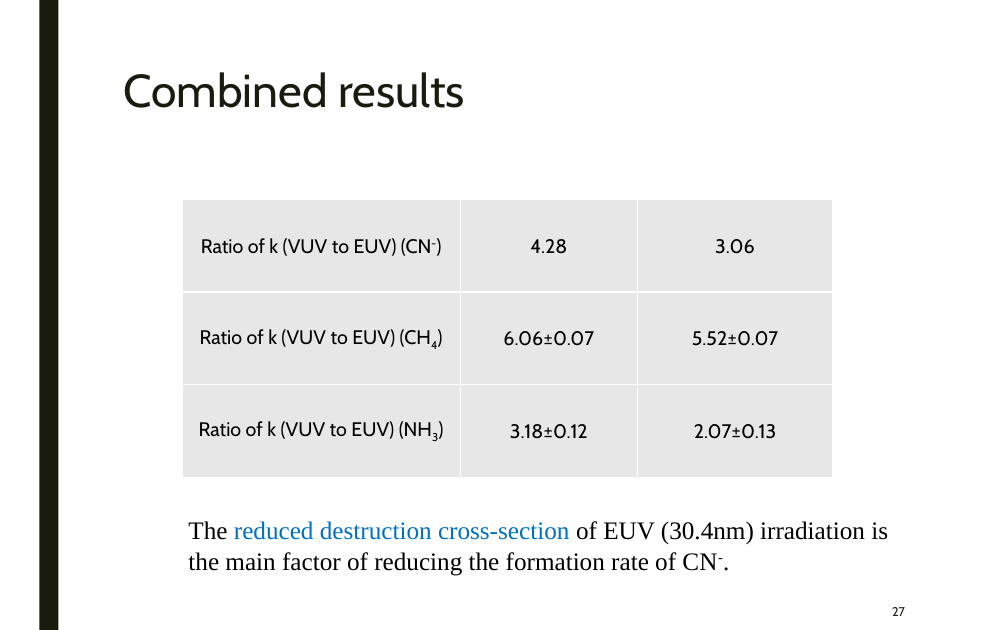
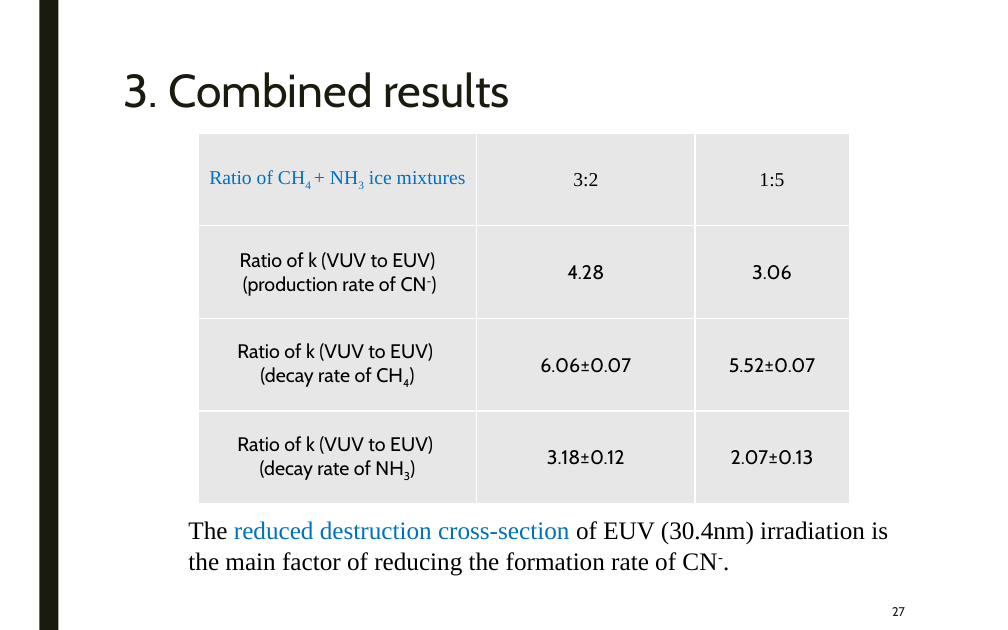
Before and after one commit to samuello1228/lily, a slide deck: slide 27 of doc/VUV and EUV irradiation of CH4 + NH3.pptx. Drawn at 1008x630 pixels with LibreOffice and Linux fonts; fonts in the diff are those of the drawing. Boxes give left, top, right and bottom in pixels: in the first picture for what was removed or moved away, otherwise in the second. Text is boxed around its words. In the diff, an @@ line names an element or a change of style, - is before the commit and + after.

```diff
--- a/doc/VUV and EUV irradiation of CH4 + NH3.pptx
+++ b/doc/VUV and EUV irradiation of CH4 + NH3.pptx
@@ title at [123,72,510,108]: text changed @@
-Combined results
+3. Combined results
@@ table at [199,133,850,503] @@
-row 1: Ratio of k (VUV to EUV) (CN-) | 4.28 | 3.06
-row 2: Ratio of k (VUV to EUV) (CH4) | 6.06±0.07 | 5.52±0.07
-row 3: Ratio of k (VUV to EUV) (NH3) | 3.18±0.12 | 2.07±0.13
+row 1: Ratio of CH4 + NH3 ice mixtures | 3:2 | 1:5
+row 2: Ratio of k (VUV to EUV) / (production rate of CN-) | 4.28 | 3.06
+row 3: Ratio of k (VUV to EUV) / (decay rate of CH4) | 6.06±0.07 | 5.52±0.07
+row 4: Ratio of k (VUV to EUV) / (decay rate of NH3) | 3.18±0.12 | 2.07±0.13
@@ table: place and size @@
-table at [181,200,833,478]
+table at [199,133,850,503]
```
Also in this commit, not shown: 9 other slides changed, 1 other file.
